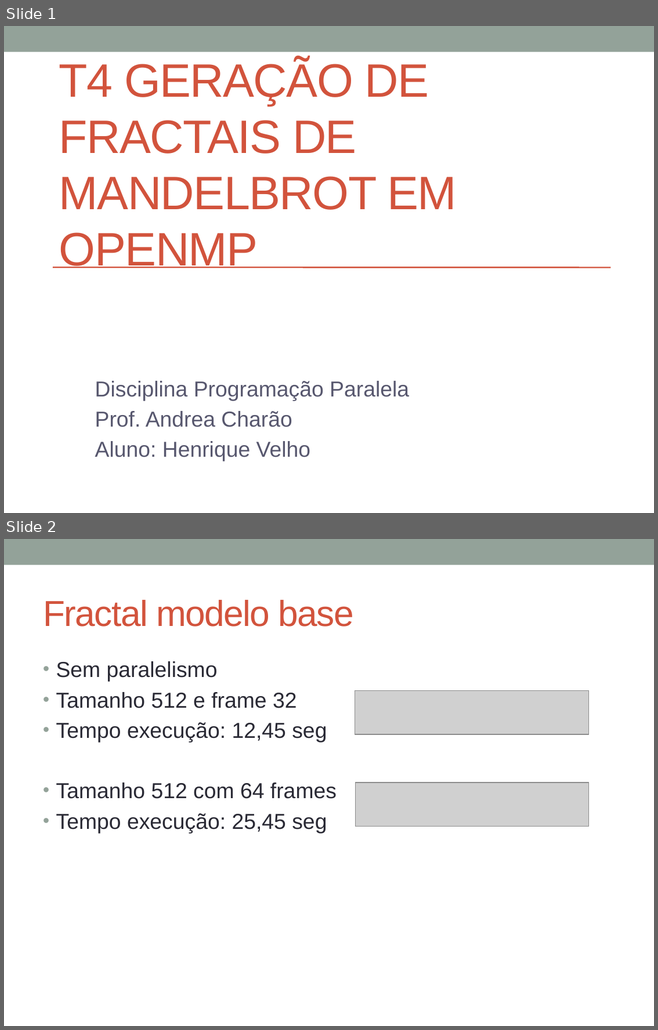
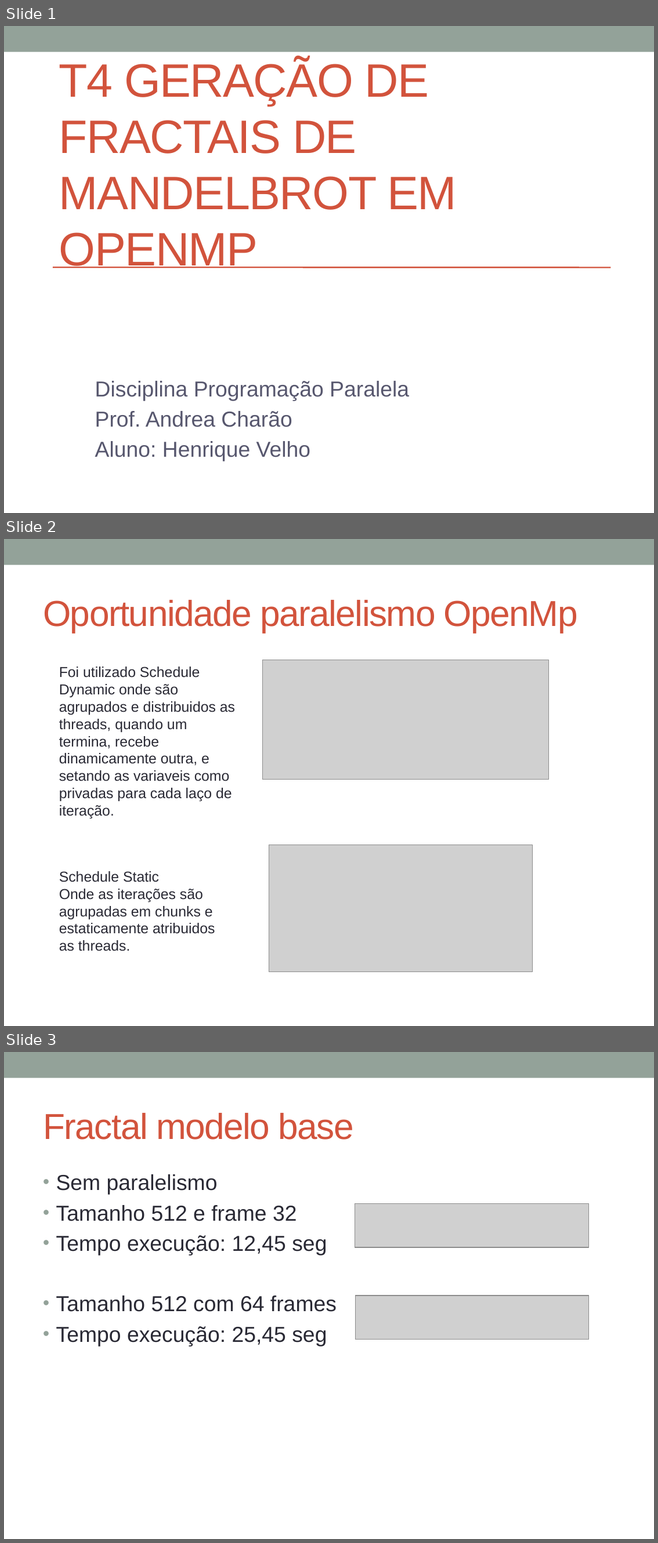
Before and after one commit to henrvelho/elc139-2019a, a slide deck: trabalhos/t4/slides.pptx. Shown one above the other, each under a label of ours: slides 1 and 2 before the commit, slides 1, 2 and 3 after it. The pictures are 658x1030 and 658x1543 pixels, drawn with LibreOffice and Linux fonts; fonts in the diff are those of the drawing; grey boxes stand for pictures. Boxes give left, top, right and bottom in pixels: in the first picture for what was removed or moved away, otherwise in the second. Text is boxed around its words. In the diff, an @@ line names an element or a change of style, - is before the commit and + after.

```diff
--- a/trabalhos/t4/slides.pptx
+++ b/trabalhos/t4/slides.pptx
@@ slide 2 added at (4,539,654,1026), background #FFFFFF; not listed: 1 template element that a slide beside it also shows @@
@@ title added at (43,600,578,633), 40 pt, text #D2533C @@
+Oportunidade paralelismo OpenMp
@@ picture added at (263,660,549,779) @@
@@ text added at (59,667,235,819), 16 pt, text #292934 @@
+Foi utilizado Schedule Dynamic onde são agrupados e distribuidos as threads, quando um termina, recebe dinamicamente outra, e setando as variaveis como privadas para cada laço de iteração.
@@ picture added at (269,845,532,972) @@
@@ text added at (59,871,215,951), 16 pt, text #292934 @@
+Schedule Static
+Onde as iterações são agrupadas em chunks e estaticamente atribuidos as threads.
@@ what was slide 2 is now slide 3 @@
```
Also in this commit, not shown: 3 other files.
